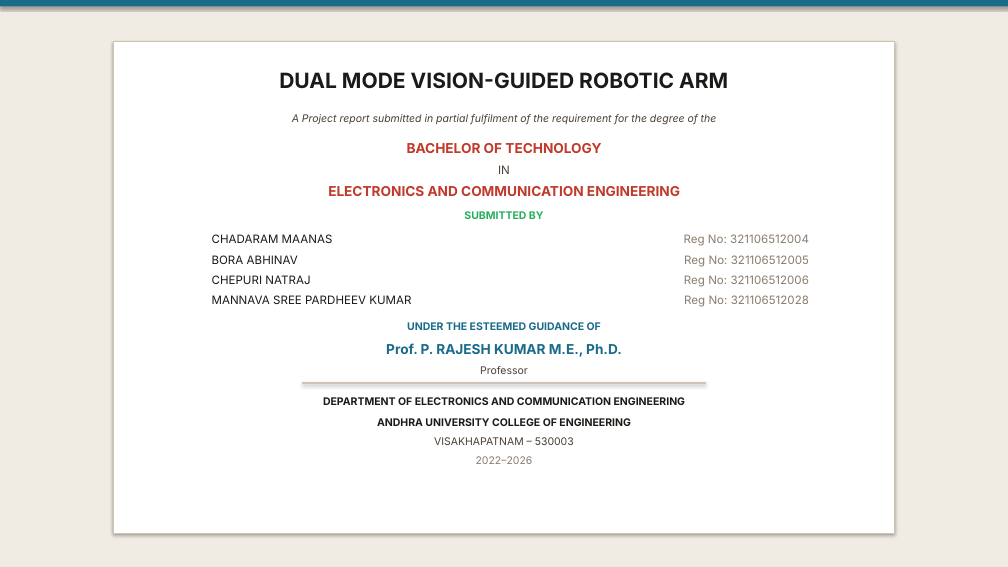
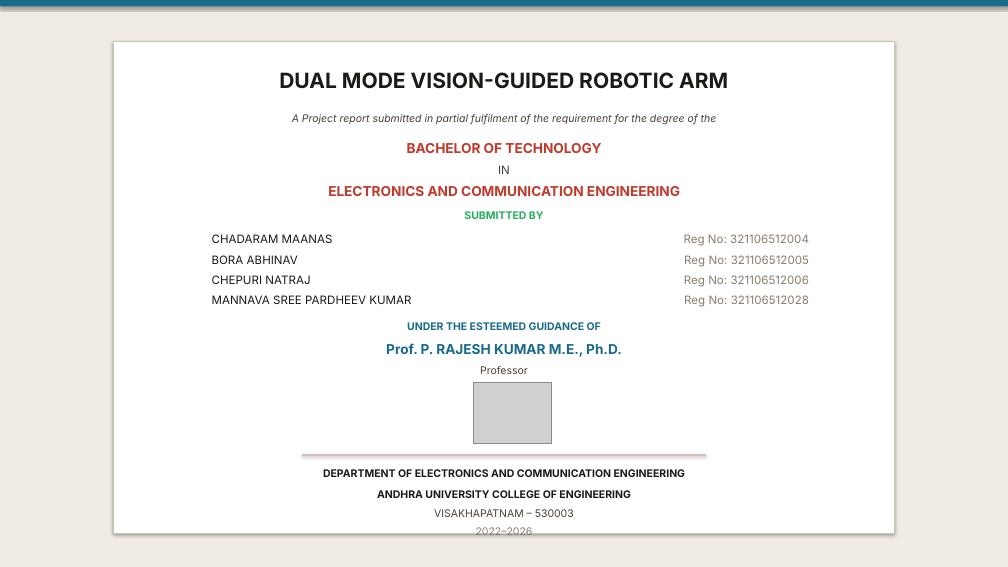
Before and after one commit to ChepuriNatraj/projectprogress, a slide deck: slide 1 of presentation.pptx. Drawn at 1008x567 pixels with LibreOffice and Linux fonts; fonts in the diff are those of the drawing; grey boxes stand for pictures. Boxes give left, top, right and bottom in pixels: in the first picture for what was removed or moved away, otherwise in the second. Text is boxed around its words. In the diff, an @@ line names an element or a change of style, - is before the commit and + after.

Commit message:
feat: Add presentation and individual prep scripts, implement dark mode and refactor CSS in HTML, and update image paths for PPTX export.

```diff
--- a/presentation.pptx
+++ b/presentation.pptx
@@ picture added at [473, 383, 551, 443] @@
@@ 4 texts, 1 rectangle: place and size @@
-4 texts, 1 rectangle at [302, 383, 706, 464]
+4 texts, 1 rectangle at [302, 454, 706, 535]
```
Also in this commit, not shown: 7 other slides changed, 2 slides added, 7 other files.
